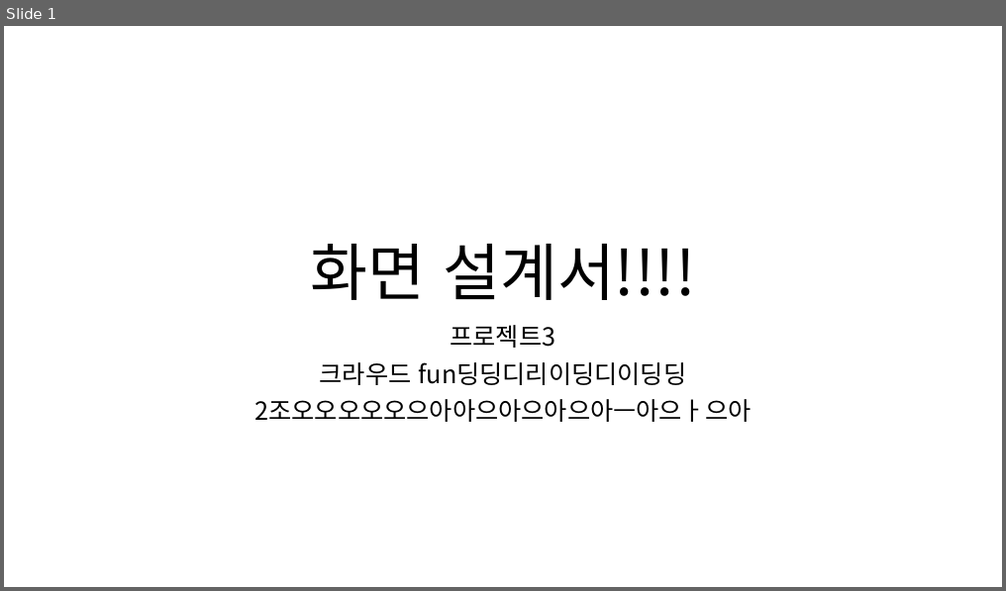
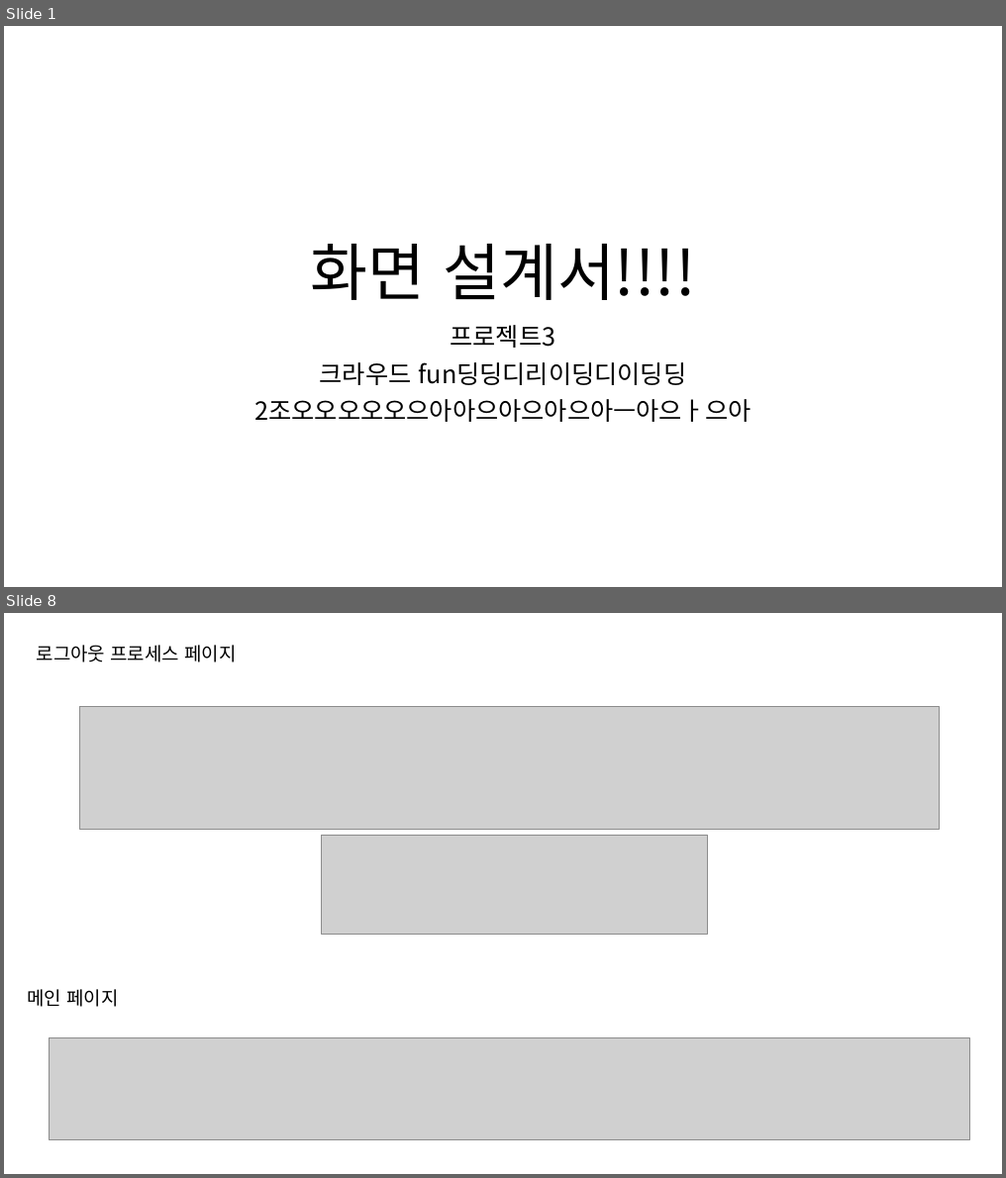
Before and after one commit to ezenteam2/RentalEquip, a slide deck: 0 발표용 파워포인트/0327 4차발표/0327 project04 - 파워포인트 - 서희.pptx. Shown one above the other, each under a label of ours: slide 1 before the commit, slides 1 and 8 after it; the slides between them are not shown. The pictures are 1006x591 and 1006x1178 pixels, drawn with LibreOffice and Linux fonts; fonts in the diff are those of the drawing; grey boxes stand for pictures. Boxes give left, top, right and bottom in pixels: in the first picture for what was removed or moved away, otherwise in the second. Text is boxed around its words. In the diff, an @@ line names an element or a change of style, - is before the commit and + after.

```diff
--- a/0 발표용 파워포인트/0327 4차발표/0327 project04 - 파워포인트 - 서희.pptx
+++ b/0 발표용 파워포인트/0327 4차발표/0327 project04 - 파워포인트 - 서희.pptx
@@ slide 8 added at <box>4,613,1002,1174</box>, background #FFFFFF @@
@@ text added at <box>37,645,236,663</box>, 18 pt, text #000000 @@
+로그아웃 프로세스 페이지
@@ picture added at <box>79,707,939,830</box> @@
@@ picture added at <box>322,835,708,934</box> @@
@@ text added at <box>27,989,119,1007</box>, 18 pt, text #000000 @@
+메인 페이지
@@ picture added at <box>49,1039,969,1140</box> @@
```
Also in this commit, not shown: 18 other slides added, 1 other file.
